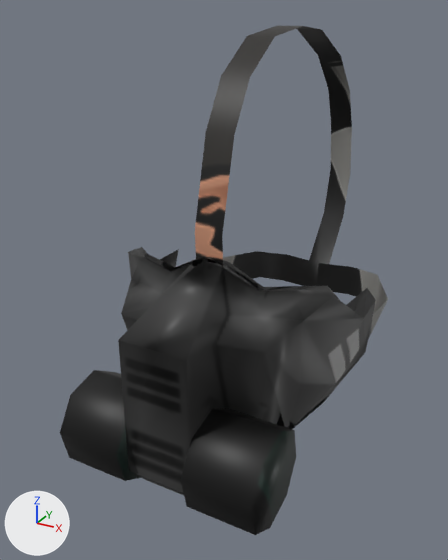
Two versions of the FBX model Assets/Graphical Assets/Models/Gear/mod_gear_face02.fbx, one commit apart.
Camera for both pictures: a 50 mm camera at (0.162, -0.341, 1.788) aimed at (-0.018, -0.013, 1.624). The lights are fixed; the arrows at lower left show +X, +Y and +Z. Where no turn or scale is listed for an object, it has been applied to the vertices.

The scene before the commit, as lines of its bpy script (objects in view):
```python
mat_lambert1 = principled_material('lambert1')
mat_lambert1.texture = img_tex_char_player01_tga
me_mesh = bpy.data.meshes.new('Mesh')
me_mesh.from_pydata(...)  # 158 vertices, 159 faces; spans x -0.078..0.078, y -0.13..0.155, z 1.531..1.778
# faces by material slot: [79, 80]
me_mesh.materials.append(mat_lambert10)  # picture img_tex_gear_bundle01_psd
me_mesh.materials.append(mat_lambert1)  # picture img_tex_char_player01_tga
ob_mod_gear_face02 = bpy.data.objects.new('mod_gear_face02', me_mesh)
ob_mod_gear_face02.location = (0.0, 0.0, 0.0)
```
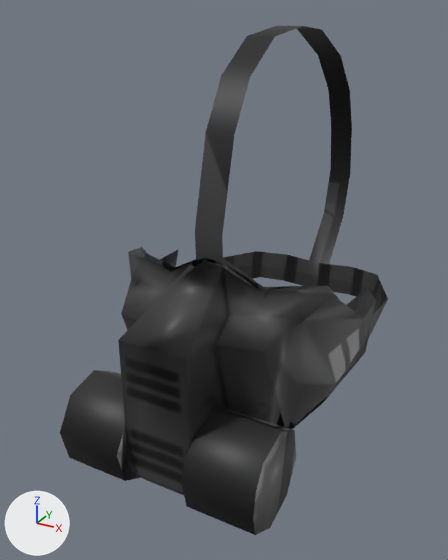
Edits to the bpy script that builds the scene:
```text
Add img_tex_wpn_ranged_medium_frame01_psd:
    img_tex_wpn_ranged_medium_frame01_psd = load_image('tex_wpn_ranged_medium_frame01.psd', '../../Textures/Gear/tex_wpn_ranged_medium_frame01.tga', 1024, 1024, 'sRGB')
Change mat_lambert1:
    mat_lambert1.texture: img_tex_char_player01_tga -> img_tex_wpn_ranged_medium_frame01_psd
```

What differs and where, as boxes (x1, y1, x2, y2) in the pictures (448 x 560 px):
'mod_gear_face02', surface changed
    both: (77, 59, 388, 535)
